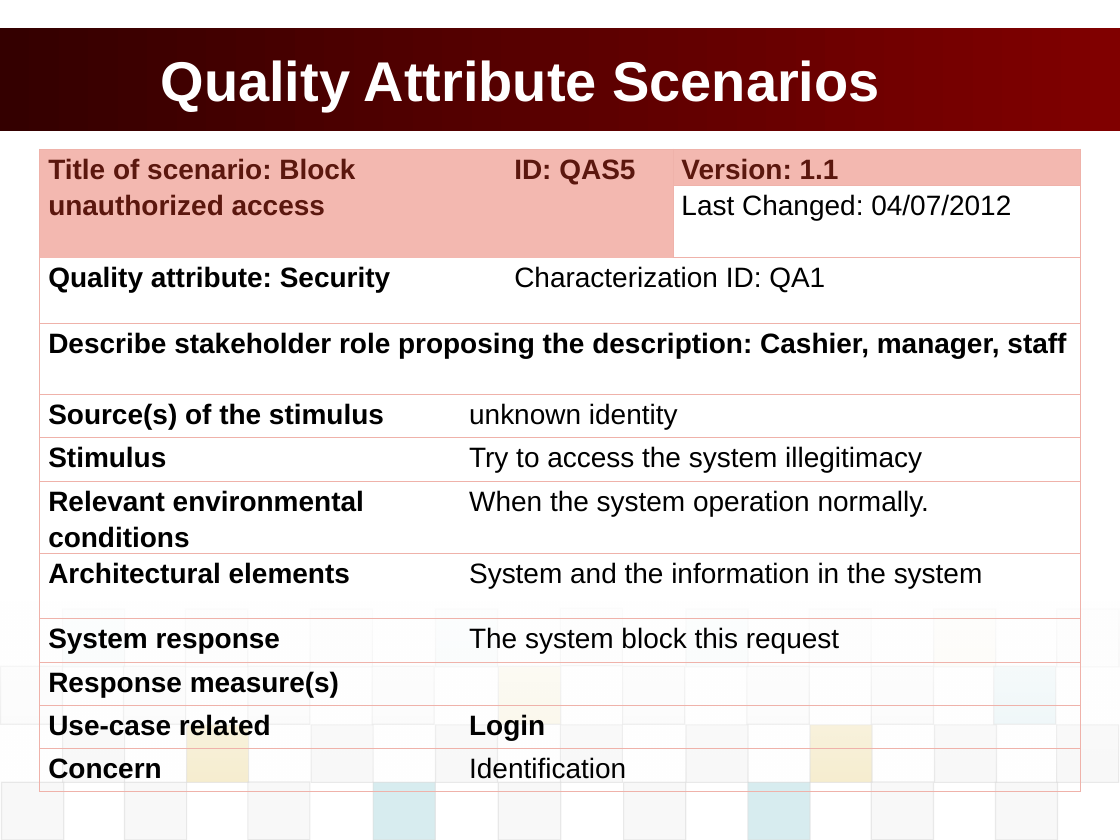
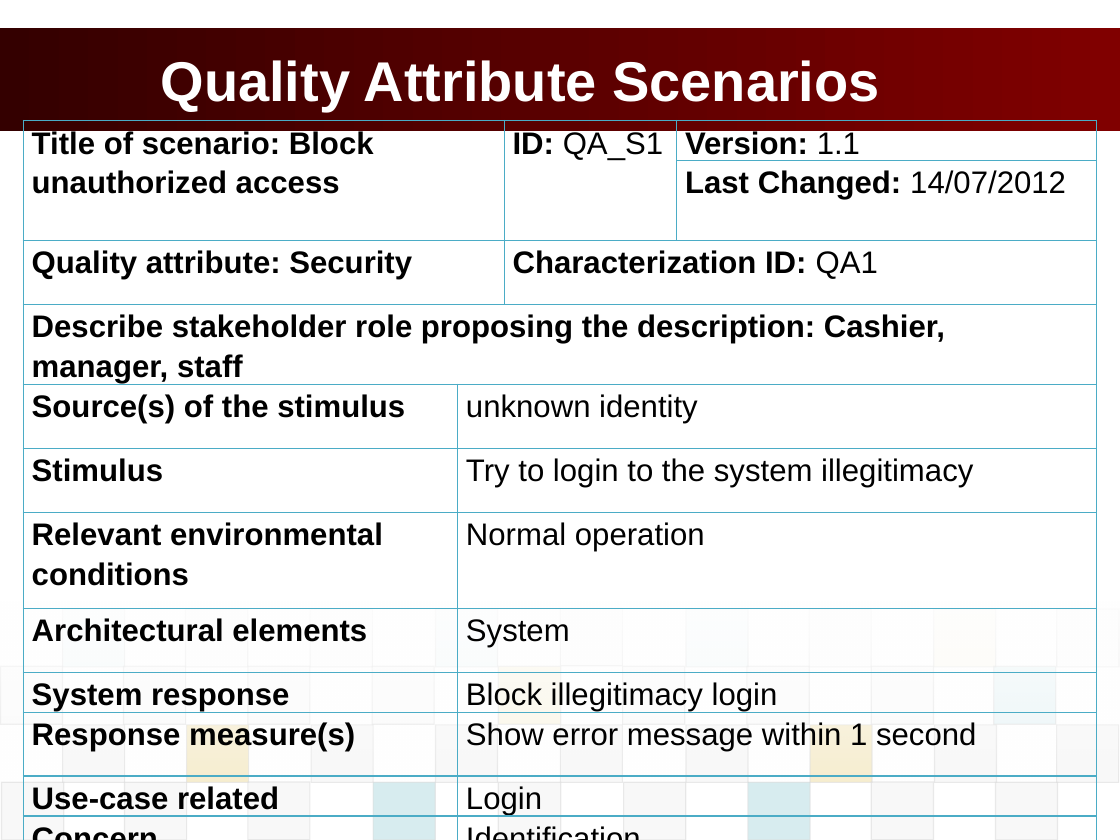
Before and after one commit to vucongthuc/hit-team-2012, a slide deck: slide 19 of Architect and Design/Final Project/K15T2_Team2_FinalProject/POS_Presentation/POS_PresentationSlide.pptx. Drawn at 1120x840 pixels with LibreOffice and Linux fonts; fonts in the diff are those of the drawing; background and template pictures are left out. Boxes give left, top, right and bottom in pixels: in the first picture for what was removed or moved away, otherwise in the second. Text is boxed around its words. In the diff, an @@ line names an element or a change of style, - is before the commit and + after.

```diff
--- a/Architect and Design/Final Project/K15T2_Team2_FinalProject/POS_Presentation/POS_PresentationSlide.pptx
+++ b/Architect and Design/Final Project/K15T2_Team2_FinalProject/POS_Presentation/POS_PresentationSlide.pptx
@@ table at box(24, 121, 1098, 840) @@
-row 1, column 3: ID: QAS5
+row 1, column 3: ID: QA_S1
-row 2, column 4: Last Changed: 04/07/2012
+row 2, column 4: Last Changed: 14/07/2012
-row 6, column 2: Try to access the system illegitimacy
+row 6, column 2: Try to login to the system illegitimacy
-row 7, column 2: When the system operation normally.
+row 7, column 2: Normal operation
-row 8, column 2: System and the information in the system
+row 8, column 2: System
-row 9, column 2: The system block this request
+row 9, column 2: Block illegitimacy login
-row 10, column 2: 
+row 10, column 2: Show error message within 1 second
@@ size 18 to 20 pt in "Title of scenario: Block unauthorized access", "Version: 1.1", "Quality attribute: Security", "Characterization ID: QA1" and 12 more places @@
@@ text colour #5B170E to #000000 in "Title of scenario: Block unauthorized access", "Version: 1.1" @@
@@ borders changed @@
@@ table: place and size @@
-table at box(40, 149, 1080, 795)
+table at box(24, 121, 1098, 840)
```
Also in this commit, not shown: 8 other slides changed, 5 other files.
